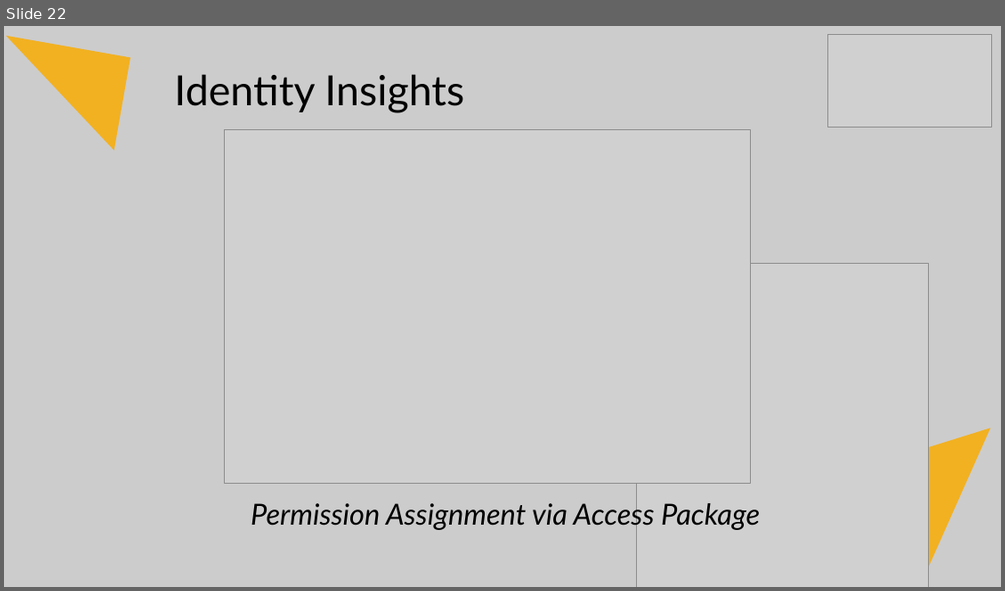
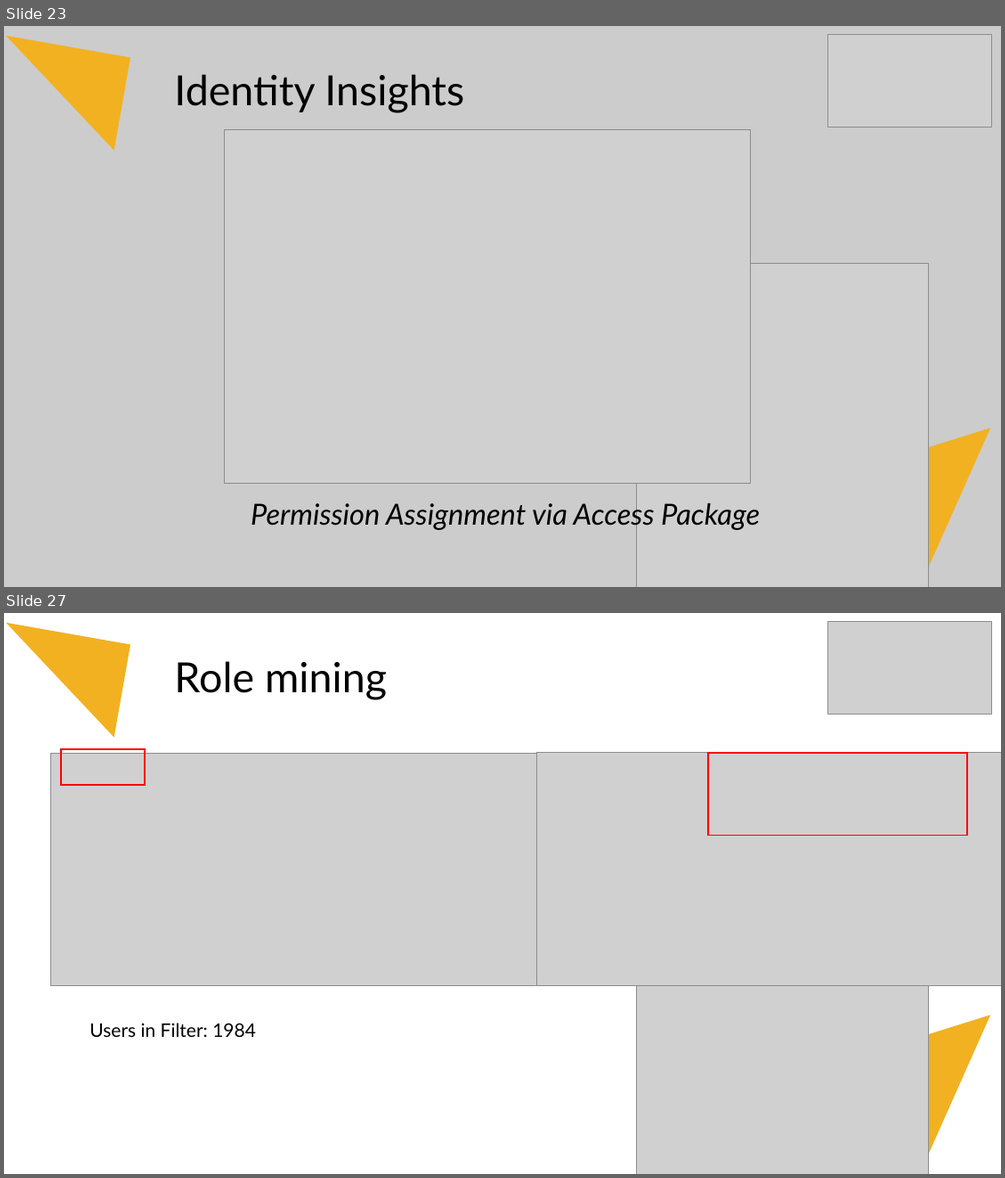
Before and after one commit to Fortigi/IdentityInsights, a slide deck: Presentation/Identity Insights.pptx. Shown one above the other, each under a label of ours: slide 22 before the commit, slides 23 and 27 after it; the slides between them are not shown. The pictures are 1005x591 and 1005x1178 pixels, drawn with LibreOffice and Linux fonts; fonts in the diff are those of the drawing; grey boxes stand for pictures. Boxes give left, top, right and bottom in pixels: in the first picture for what was removed or moved away, otherwise in the second. Text is boxed around its words. In the diff, an @@ line names an element or a change of style, - is before the commit and + after.

```diff
--- a/Presentation/Identity Insights.pptx
+++ b/Presentation/Identity Insights.pptx
@@ slide 27 added at box(4, 613, 1001, 1174), background #FFFFFF @@
@@ right triangle added at box(4, 623, 130, 738), fill #F2B121 @@
@@ picture added at box(828, 621, 992, 714) @@
@@ text added at box(174, 661, 387, 700), 40 pt, text #000000 @@
+Role mining
@@ picture added at box(51, 753, 545, 985) @@
@@ rectangle added at box(61, 749, 145, 785), outline #FF0000 1.5 pt @@
@@ picture added at box(536, 753, 1001, 985) @@
@@ rectangle added at box(708, 753, 967, 835), outline #FF0000 1.5 pt @@
@@ picture added at box(637, 850, 928, 1174) @@
@@ text added at box(89, 1022, 256, 1037), 18 pt, text #000000 @@
+Users in Filter: 1984
@@ right triangle added at box(881, 1015, 1001, 1174), fill #F2B121 @@
@@ what was slide 22 is now slide 23 @@
```
Also in this commit, not shown: 15 slides changed, 15 other slides added, 2 slides removed.
